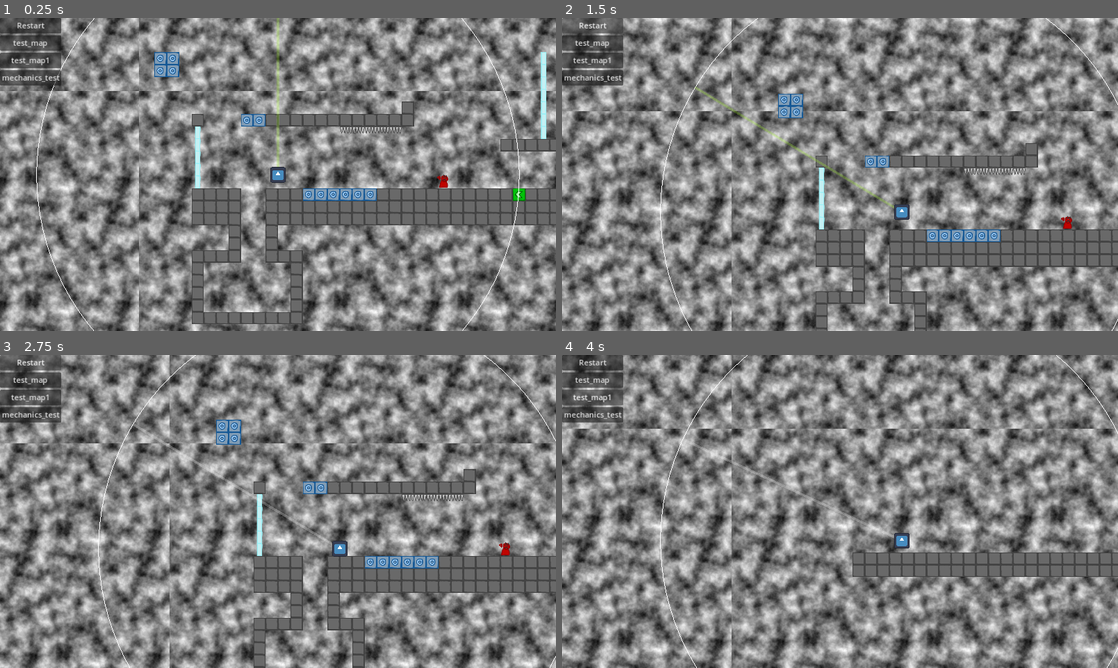
Above: before the commit, frames 1-4 (two rows, left to right).
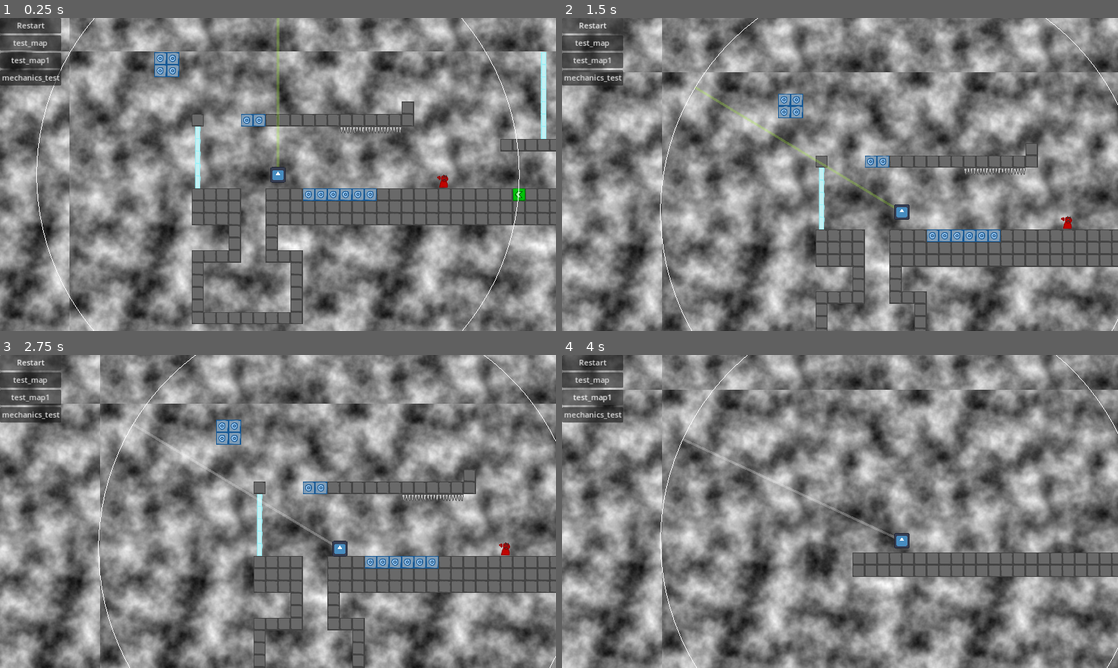
Above: after the commit, the same moments.

Repository: Haydoggo/GW61
Game: Godot game, scene res://scenes/maps/test_level/test_level.tscn
Same seed, same stepped clock (60 frames per second), same inputs: the game is played once before the commit and once after it. The engine's default icon, where the game draws it, is replaced by a stand-in: a white triangle on a blue panel in a dark square.
Inputs:
- Up to frame 1 (0.25 s): no input
- Up to frame 2 (1.5 s): click "Restart" at 0.5 s; click "Restart" at 1.25 s
- Up to frame 3 (2.75 s): click "Restart" at 2 s
- Up to frame 4 (4 s): click "test_map" at 2.75 s; click "test_map1" at 3.5 s

The runs differ from the first frame. In frame 1, 57% of the frame differs, in the area x 0-100%, y 0-100%; in frame 2, 60%; in frame 3, 60%; in frame 4, 63%.

Commit message:
Camera thief tweaks

Diff:
--- a/scenes/maps/base_map.tscn
+++ b/scenes/maps/base_map.tscn
@@ -13,9 +13,10 @@
 [node name="BaseMap" type="Node2D"]
 
 [node name="ParallaxBackground" type="ParallaxBackground" parent="."]
+scroll_ignore_camera_zoom = true
 
 [node name="ParallaxLayer" type="ParallaxLayer" parent="ParallaxBackground"]
-motion_scale = Vector2(0.5, 0.5)
+motion_scale = Vector2(0.25, 0.25)
 motion_mirroring = Vector2(2304, 1296)
 
 [node name="TextureRect" type="TextureRect" parent="ParallaxBackground/ParallaxLayer"]
--- a/scenes/maps/map_entities/camera_thief/camera_thief.gd
+++ b/scenes/maps/map_entities/camera_thief/camera_thief.gd
@@ -14,16 +14,14 @@
 
 func _on_area_2d_body_entered(body: Node2D) -> void:
 	var camera = get_viewport().get_camera_2d()
-	camera.set_process(false)
 	var rect = marker.get_global_rect()
-	var c_pos = rect.position + rect.size/2
+	camera.external_target_position = rect.position + rect.size/2
 	var zoom = Vector2.ONE * (get_window().size.y / rect.size.y)
 	var t = create_tween()
 	t.set_ease(Tween.EASE_IN_OUT).set_trans(Tween.TRANS_CUBIC)
-	t.tween_property(camera, "position", c_pos, travel_time)
+	t.tween_property(camera, "target_selection", 0.0, travel_time)
 	t.parallel().tween_property(camera, "zoom", zoom, travel_time)
 	if oneshot:
 		t.tween_interval(linger_time)
-		t.tween_property(camera, "position", Player.instance.global_position, travel_time)
+		t.tween_property(camera, "target_selection", 1.0, travel_time)
 		t.parallel().tween_property(camera, "zoom", Vector2(0.5,0.5), travel_time)
-		t.tween_callback(camera.set_process.bind(true))
--- a/scenes/player/camera.gd
+++ b/scenes/player/camera.gd
@@ -1,8 +1,14 @@
 extends Camera2D
+
+#to be controlled externally by things like cutscenes
+var external_target_position : Vector2
+var target_position : Vector2
+var target_selection = 1.0 # range from 0 to 1 to lerp ext_targ to targ
 
 func _ready() -> void:
 	process_priority = 1000
 
 func _process(delta: float) -> void:
-	global_position = get_parent().global_position.lerp(get_global_mouse_position(), 0.2)
+	target_position = get_parent().global_position.lerp(get_global_mouse_position(), 0.2)
+	global_position = external_target_position.lerp(target_position, target_selection)
 	align()
